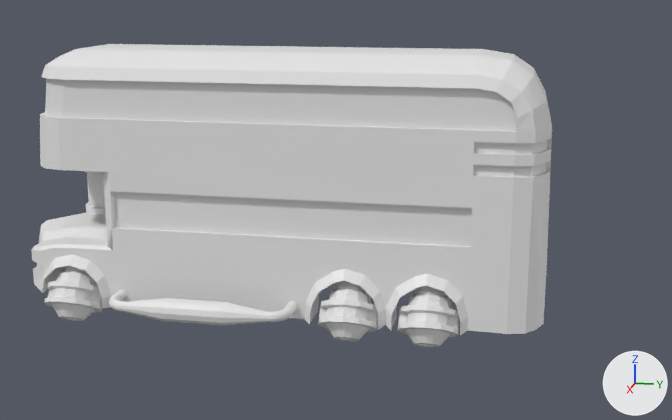
An edit to the Blender file firstDiorama.blend, drawn before and after from the same camera.
Camera for both pictures: a camera (50 mm lens) standing at (5.47, 1.42, 2.02) and looking at (0.01, 0.33, 0.66). Lighting does not change. The marker at lower right points along +X, +Y and +Z.

The first picture shows 'Bus', 'EngineBack1', 'EngineBack2', 'EngineFront', 'Vert'.
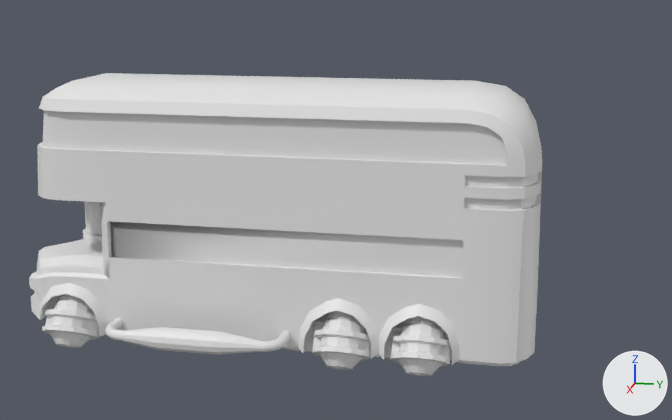
Commit message: Bus finished
Bus finished

The change, as a list of edits to the scene's bpy script:
```text
Change me_circle_001:
    where me_circle_001.from_pydata(...)  # 680 vertices, 585 faces; spans x -6.09..0.38, y -2.13..11.8, z -2.05..2.05
    used by ob_bus; location = (0.0, -1.224, 0.17); rotation_euler = (0.0, 1.571, 0.0), in degrees (0, 90, 0); scale = (0.239, 0.239, 0.239)
    me_circle_001 part 1: edges marked sharp go from 0 to 605
Change ob_bus:
    ob_bus.location: (0.0, -1.224, 0.17) -> (-0.02, -1.266, -0.02)
Change ob_engineback2:
    add ob_engineback2.parent = ob_bus
    add ob_engineback2.matrix_parent_inverse = Matrix(((0.0, 0.0, -4.182, 0.712), (0.0, 4.182, 0.0, 5.118), (4.182, 0.0, 0.0, 0.0), (0.0, 0.0, 0.0, 1.0)))
Change ob_vert:
    add ob_vert.parent = ob_bus
    add ob_vert.matrix_parent_inverse = Matrix(((0.0, 0.0, -4.182, 0.712), (0.0, 4.182, 0.0, 5.118), (4.182, 0.0, 0.0, 0.0), (0.0, 0.0, 0.0, 1.0)))
Change ob_battery:
    add _m = ob_battery.modifiers.new('Array', 'ARRAY')
    add _m.count = 6
    add _m.relative_offset_displace = (0.0, 1.0, 0.0)
```

Pixel boxes [x1, y1, x2, y2] of what changed, in the pictures (672 x 420 px):
'Bus', shading changed, moved
    before: [31, 44, 552, 335]
    after: [29, 73, 542, 365]
'Vert', moved
    before: [109, 290, 297, 325]
    after: [105, 318, 291, 355]
'EngineBack2', shading changed, moved
    before: [398, 286, 459, 347]
    after: [390, 316, 451, 376]
'EngineBack1', shading changed, moved
    before: [318, 280, 378, 341]
    after: [312, 310, 371, 370]
'EngineFront', shading changed, moved
    before: [44, 265, 103, 321]
    after: [42, 294, 99, 348]
'Battery', moved, modifiers changed (not visible before)
    after: [58, 295, 519, 366]
